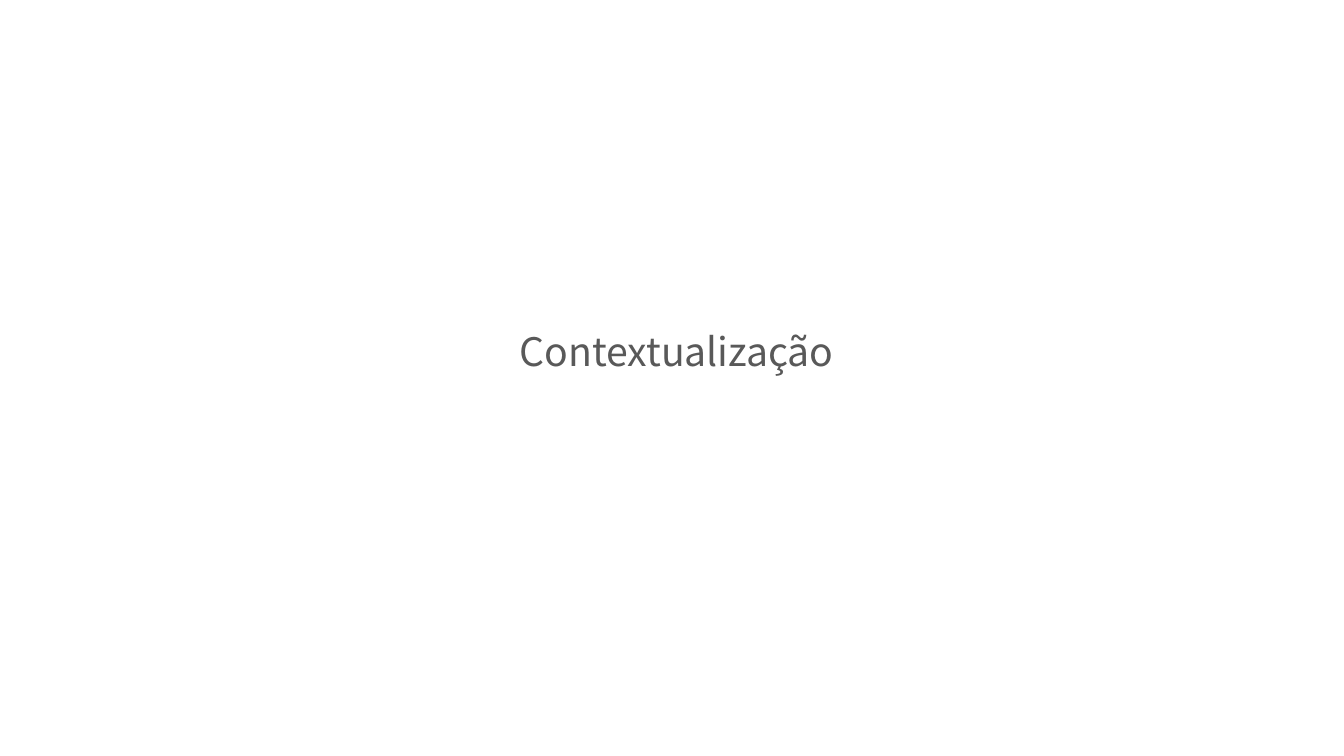
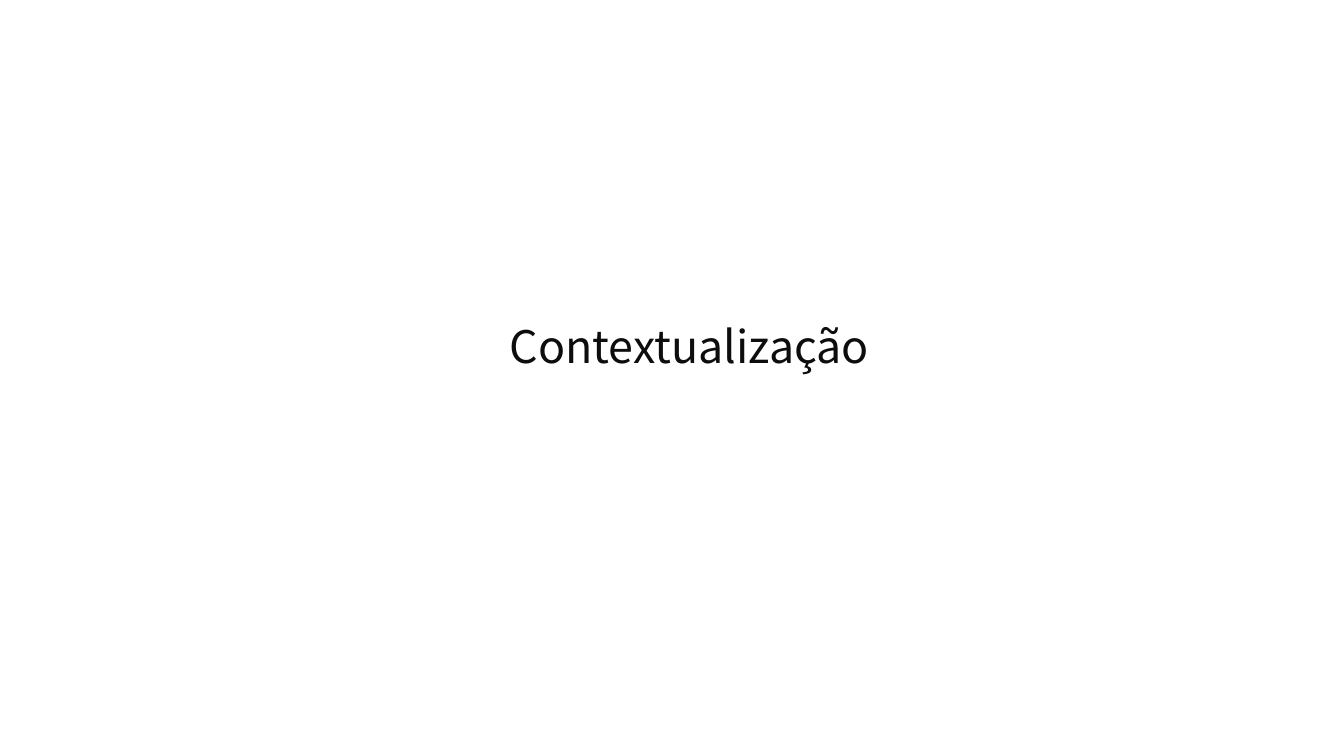
Before and after one commit to 2ADSC-Grupo9-HSO/Documentacao, a slide deck: slide 4 of Apresentações PPT/HSO-Sprint3.pptx. Drawn at 1344x756 pixels with LibreOffice and Linux fonts; fonts in the diff are those of the drawing; background and template pictures are left out. Boxes give left, top, right and bottom in pixels: in the first picture for what was removed or moved away, otherwise in the second. Text is boxed around its words. In the diff, an @@ line names an element or a change of style, - is before the commit and + after.

```diff
--- a/Apresentações PPT/HSO-Sprint3.pptx
+++ b/Apresentações PPT/HSO-Sprint3.pptx
@@ text "Contextualização": place and size @@
-text "Contextualização" at (520, 334, 834, 376)
+text "Contextualização" at (510, 327, 869, 374)
@@ text "Contextualização" at (510, 327, 869, 374): size 28 to 32 pt, text colour #595959 to #0D0D0D @@
```
Also in this commit, not shown: 7 other slides changed, 7 slides added, 17 slides removed.
